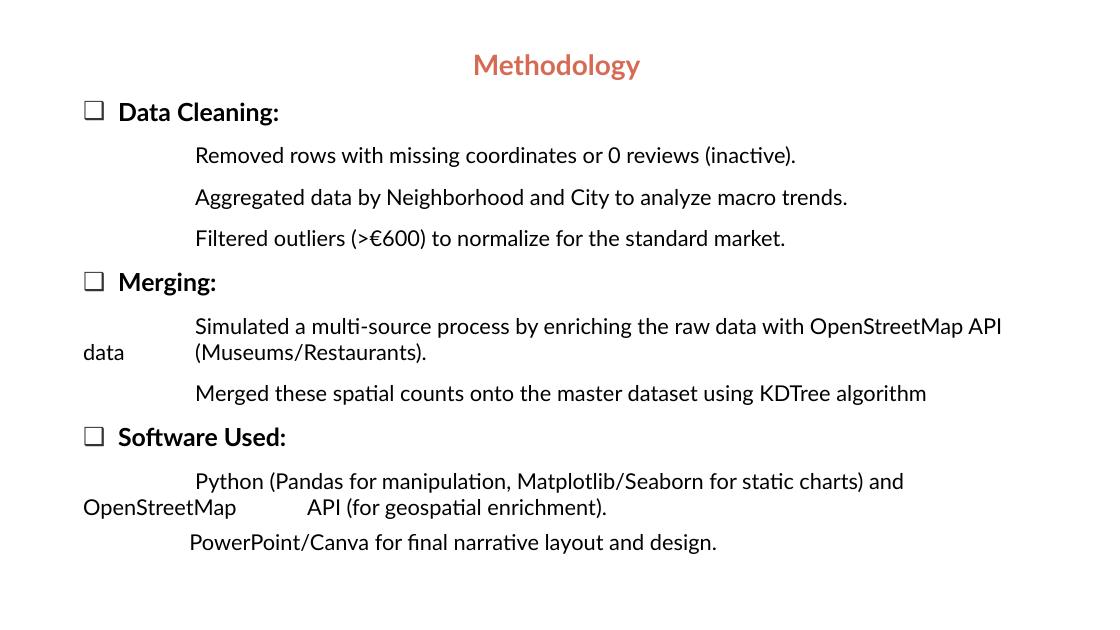
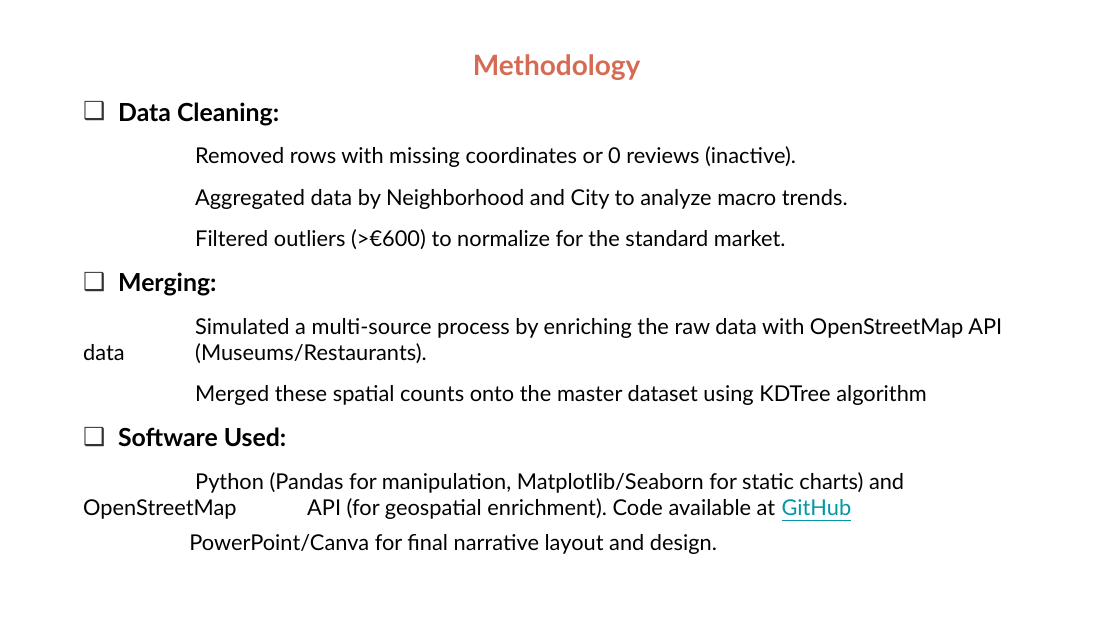
Before and after one commit to feditech/datavisualization-project, a slide deck: slide 4 of muhammad-fahad-948477 data viz project.pptx. Drawn at 1120x630 pixels with LibreOffice and Linux fonts; fonts in the diff are those of the drawing. Boxes give left, top, right and bottom in pixels: in the first picture for what was removed or moved away, otherwise in the second. Text is boxed around its words. In the diff, an @@ line names an element or a change of style, - is before the commit and + after.

```diff
--- a/muhammad-fahad-948477 data viz project.pptx
+++ b/muhammad-fahad-948477 data viz project.pptx
@@ text at bbox=[83, 472, 904, 519]: text changed @@
-  Python (Pandas for manipulation, Matplotlib/Seaborn for static charts) and OpenStreetMap API (for geospatial enrichment).
+  Python (Pandas for manipulation, Matplotlib/Seaborn for static charts) and OpenStreetMap API (for geospatial enrichment). Code available at GitHub
```
Also in this commit, not shown: 1 other file.
